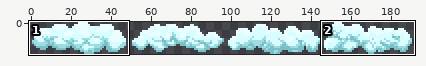
File history of a sprite sheet, assets/img/clouds_large.png. The first picture is a wide view before the edit; the outline marks the close-up.
Close-up. Earlier state:
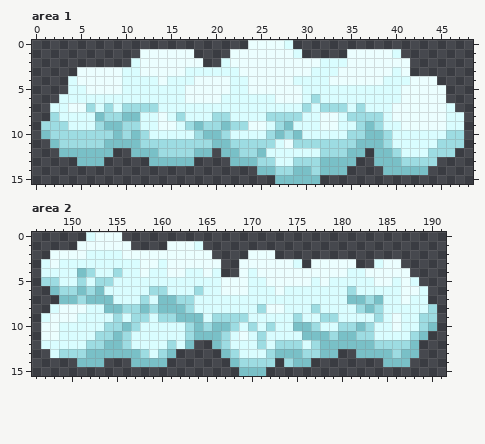
The file is 192x16 pixels. Shown: area 1: x 0..48, y 0..15; area 2: x 146..191, y 0..15. The commit also changed other parts of the picture, which this record leaves out.
Once edited:
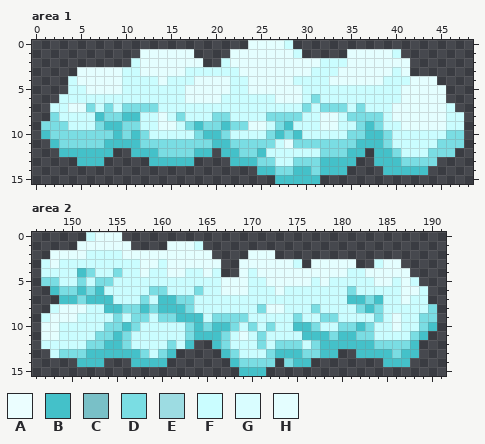
Palette (. is transparent): A #ebfeff  B #44c1c9  C #79c0c7  D #7adde3  E #9ddce2  F #cafdff  G #d9fdff  H #e4feff
Difference:
Changed rows in their new state; - is an unchanged pixel.
Area 1:
first column x 1:
 0 -----------------------HHHHF-------------------
 1 -----------HHHHHH----HHHHHHHF-----HHHHHF-------
 2 ----------FHHHHHHH--FHHHHHHHHHHFFFHHHHHHH------
 3 ----HHHHHFFHHHHHFFFFFFHHHHHHHHFFFHHHHHHFH------
 4 ---FHHHHHFFFFHFFFHHHHFFHHHHHFFFFHHHHHHFFFHHH---
 5 ---FFHHHHFFFFFFFHHHHHFFHHHHHHFFFFFFFFFFFHHHHH--
 6 --FFFFFFFFFFFFFFHHHHFFFFFFHHHFDFFFFFFFFFHHHHH--
 7 -FFHHDFDFDDDDFFFFFFFFFFFFFFFFDFDDDFDFFFHHHHHHF-
 8 -DFFFFBDDBBFFHFDFFFDDFFFFDDDDFFHHFDDDDFHHHHHHFF
 9 DDDFFFDBBDDFFHHFDBDDBDDHHFDBFFFHHFFDBDFFHHHHHFF
10 BDDDDDDDBDBDFFFFFDBBDFFFFDBDBFFFFFDDBBDFFFFFFDD
11 -BDDDDDBBBBDDDDDDDDBBDDDDDFHDDDDDDDBBBDFFFFFDDD
12 --BBBBBB--BBBDDDDBB-BBDDBFFFFFFDDDBB-BBDFFFDDD-
13 ----BBB-----BBBBB----BBBDDFFDDDBBBB--BBBDDDD---
14 ------------------------BBDDBBDBBB----BBBBB----
15 --------------------------BBBBB----------------
Area 2:
first column x 147:
 0 -----FHHH-----------------------------------
 1 ----HHHHHH----HHHF--------------------------
 2 -HHHHFFFFHHHHHHHHHH----HHH------------------
 3 FHFFFFFFFFFHHFHHHHHH--HHHHHHF-HHHHH--FHH----
 4 FFFFBDFFDFFHFFHHFFHF--HFHHHHHHHHHHFFHHHHH---
 5 DDFFDFDDFFFFFFFFFFFFHHHFFHHHHHFHFFFFFHHFHF--
 6 -BDDBDBFFFFFDDFFFDFFHHHFFFHFFFFFFFDFFFFFHHF-
 7 --BBDBBBFFFDFBBDDFFFFFFFFFFFFFFFFFBBDBFFHFF-
 8 -FHHHFFBBDDBDBBBDFFFFFFFDHHFFFDFFFFDBDFFFFFD
 9 FHHHFFFFDFDDFDDBBBFDDDDFFFFFDFFDDFFFFDFHFFDD
10 HHFFFFFDDBDFFFFFDBDBBDFDFDFFBBDFFDDBDFFHFFDB
11 HHFFFFDDBDFFFFFFDBBBDFHFDFFFFBBBDBBDDFFFFDB-
12 FFFFFDDBBDFFFFDFB--BDFFFDFDDDFDBBBBBBDDDDB--
13 -FDDDBBBBBBDFDB-----BDFFFDBBBDDBB--BBBBDBB--
14 ----BBB---BBBB-------BDDDD-DBB--------BBB---
15 ----------------------BBB-------------------
Pixel boxes of the changes (left, top, right, bottom) in both close-ups:
changed: (41, 40, 464, 184)
changed: (41, 232, 437, 376)
